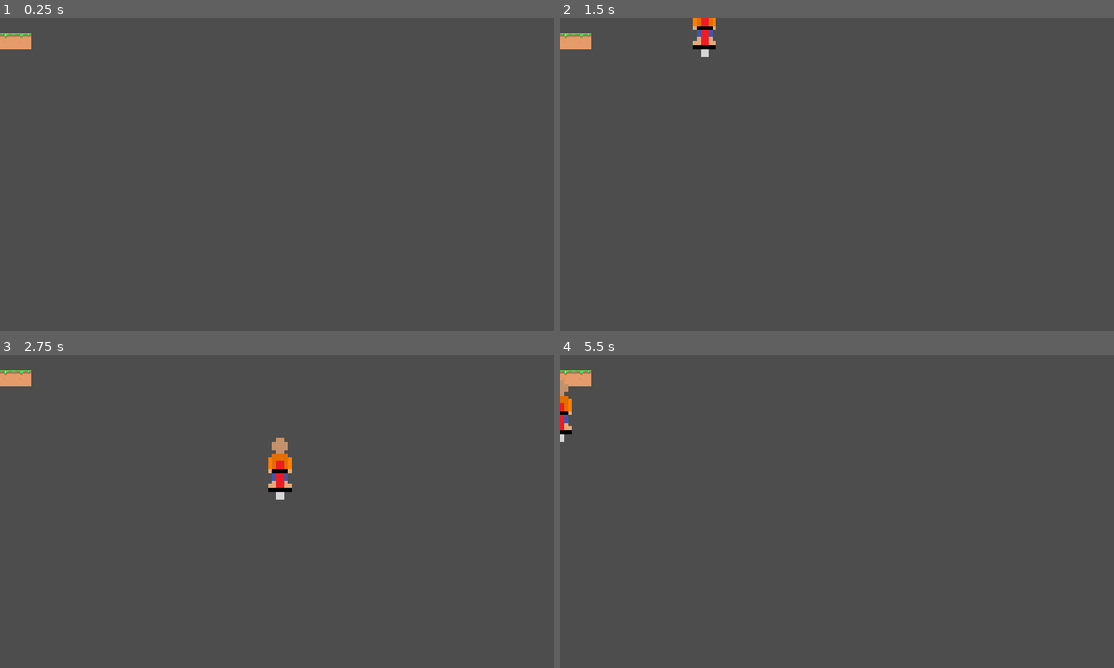
Above: before the commit, frames 1-4 (two rows, left to right).
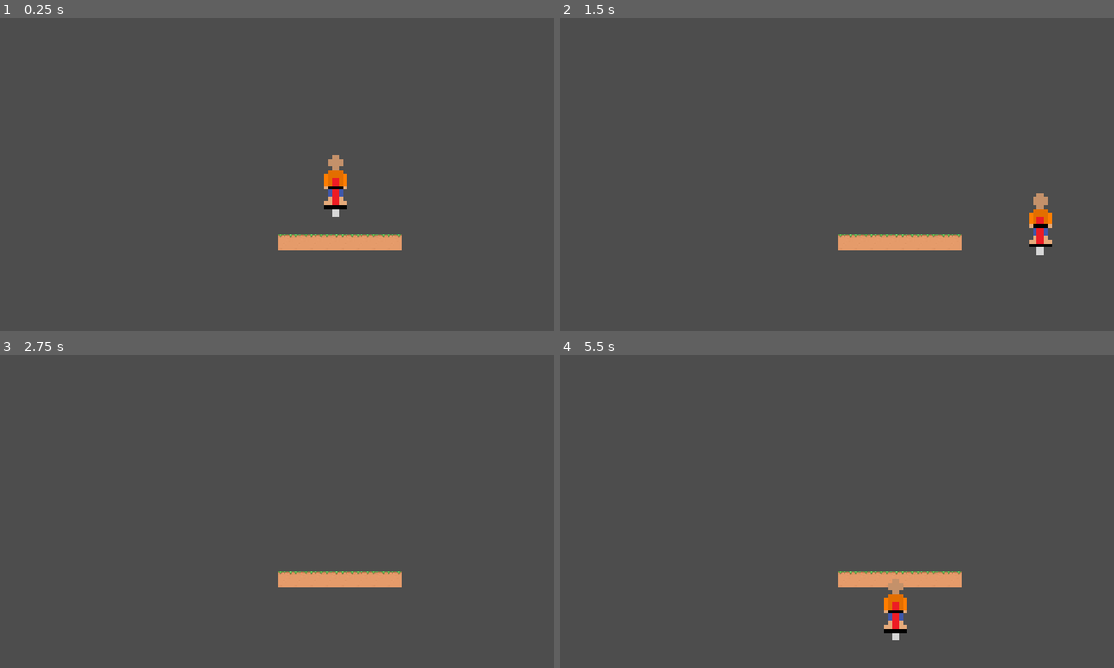
Above: after the commit, the same moments.

Repository: ScarletAkuma/game
Game: Godot game, scene res://main.tscn
Two runs of this game, one before a commit and one after it. Both use one fixed random seed, a clock stepped at 60 frames per second and the inputs below.
Inputs:
- Up to frame 1 (0.25 s): no input
- Up to frame 2 (1.5 s): tap Enter at 0.5 s; hold Right (ui_right) 0.53-1.28 s; hold Down (ui_down) from 1.28 s (still down)
- Up to frame 3 (2.75 s): release Down (ui_down) at 2.03 s; hold Right (ui_right) from 2.03 s (still down)
- Up to frame 4 (5.5 s): release Right (ui_right) at 2.78 s; hold Up (ui_up) 2.78-3.53 s; hold Left (ui_left) 3.53-5.03 s; hold Down (ui_down) from 5.03 s (still down)

The runs differ from the first frame. In frame 1, 2.0% of the frame differs, in the area x 0-73%, y 4-75%; in frame 2, 2.4%, in the area x 0-89%, y 0-76%; in frame 3, 2.0%; in frame 4, 2.2%.

Commit message:
update

Diff:
--- a/main.tscn
+++ b/main.tscn
@@ -1,4 +1,4 @@
-[gd_scene format=3 uid="uid://buaq673iyr04d"]
+[gd_scene format=4 uid="uid://buaq673iyr04d"]
 
 [ext_resource type="Script" uid="uid://dagqjcrmcynbn" path="res://player.gd" id="1_0xm2m"]
 [ext_resource type="Texture2D" uid="uid://dv0sjn0gytp73" path="res://images.jpg" id="1_h2yge"]
@@ -204,14 +204,15 @@
 [node name="Node2D" type="Node2D" unique_id=624461120]
 
 [node name="TileMapLayer" type="TileMapLayer" parent="." unique_id=985201286]
-tile_map_data = PackedByteArray(0, 0, 254, 255, 1, 0, 1, 0, 12, 0, 9, 0, 0, 0, 255, 255, 1, 0, 1, 0, 12, 0, 9, 0, 0, 0, 0, 0, 1, 0, 1, 0, 12, 0, 9, 0, 0, 0, 1, 0, 1, 0, 1, 0, 12, 0, 9, 0, 0, 0)
+tile_map_data = PackedByteArray("AAASAA4AAQAKAAYAAAATAA4AAQAKAAYAAAAUAA4AAQAKAAYAAAAVAA4AAQAKAAYAAAAWAA4AAQAKAAYAAAAXAA4AAQAKAAYAAAAYAA4AAQAKAAYAAAAZAA4AAQAKAAYAAAA=")
 tile_set = SubResource("TileSet_cdmtq")
 
 [node name="Player" type="CharacterBody2D" parent="." unique_id=2101166800]
+position = Vector2(693, 414)
 script = ExtResource("1_0xm2m")
 
 [node name="Sprite2D" type="Sprite2D" parent="Player" unique_id=674020692]
-position = Vector2(0, -64)
+position = Vector2(2, -67)
 scale = Vector2(8, 8)
 texture = ExtResource("2_h2yge")
 
